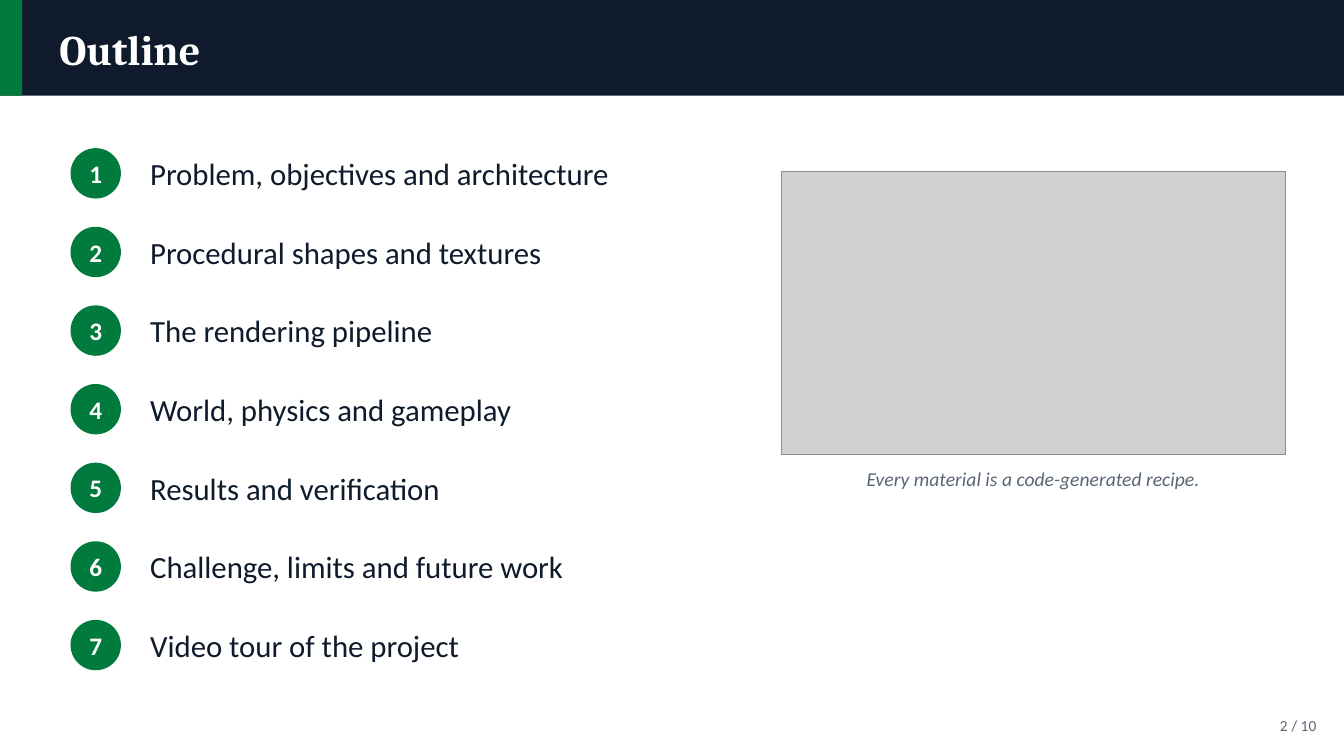
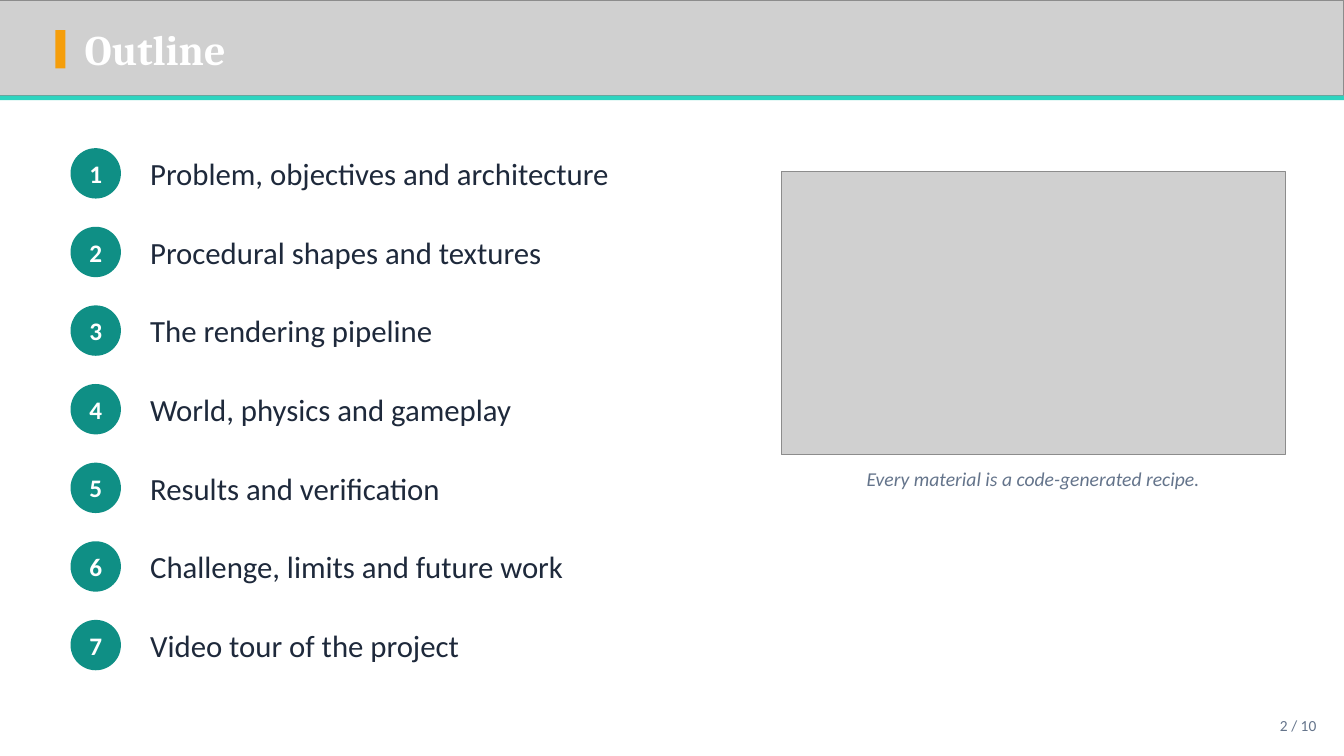
Before and after one commit to ShifatHasanGNS/Sentinel, a slide deck: slide 2 of Docs/Deliverables/Slides/Sentinel_Presentation.pptx. Drawn at 1344x756 pixels with LibreOffice and Linux fonts; fonts in the diff are those of the drawing; grey boxes stand for pictures; background and template pictures are left out. Boxes give left, top, right and bottom in pixels: in the first picture for what was removed or moved away, otherwise in the second. Text is boxed around its words. In the diff, an @@ line names an element or a change of style, - is before the commit and + after.

Commit message:
Slides: midnight-and-teal PPTX theme with procedurally generated backdrops

```diff
--- a/Docs/Deliverables/Slides/Sentinel_Presentation.pptx
+++ b/Docs/Deliverables/Slides/Sentinel_Presentation.pptx
@@ picture added at [0,0,1344,96] @@
@@ text "Outline": place and size @@
-text "Outline" at [59,36,200,66]
+text "Outline" at [85,36,226,65]
@@ rectangle: place and size @@
-rectangle at [0,0,22,96]
+rectangle at [55,30,66,69]
@@ rectangle at [55,30,66,69]: fill #007A3D to #F59E0B @@
@@ rectangle: place and size @@
-rectangle at [0,0,1344,96]
+rectangle at [0,96,1344,100]
@@ rectangle at [0,96,1344,100]: fill #0F1B2D to #2DD4BF @@
@@ text "Every material is a code-generated ..." at [867,472,1199,490]: text colour #5A6673 to #64748B @@
@@ fill #007A3D to #0F8F85 in 7 elements at [71,148,121,199], [71,227,121,277], [71,306,121,356], [71,384,121,435], [71,463,121,513], [71,541,121,592], [71,620,121,670] @@
@@ text colour #0F1B2D to #1E293B in 7 elements at [150,163,608,191], [150,242,541,269], [150,320,432,348], [150,399,511,427], [150,478,440,501], [150,556,563,584], [150,635,458,663] @@
@@ text "2 / 10" at [1280,721,1317,731]: text colour #5A6673 to #64748B @@
```
Also in this commit, not shown: 9 other slides changed, 6 other files.
